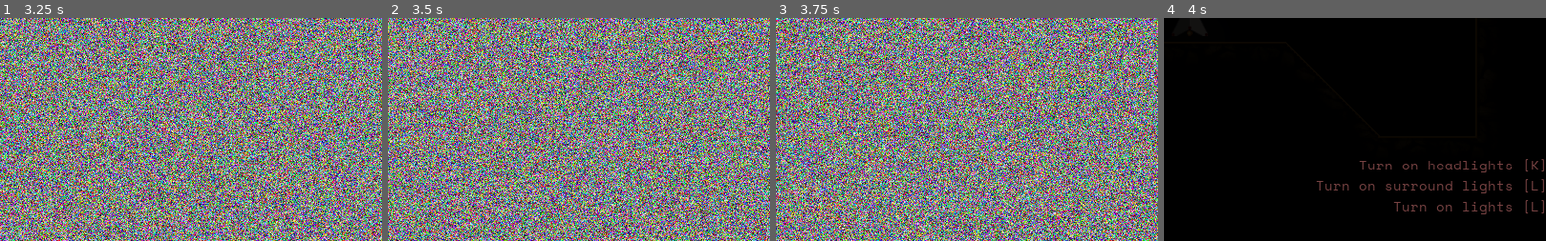
Above: before the commit, frames 1-4 (left to right).
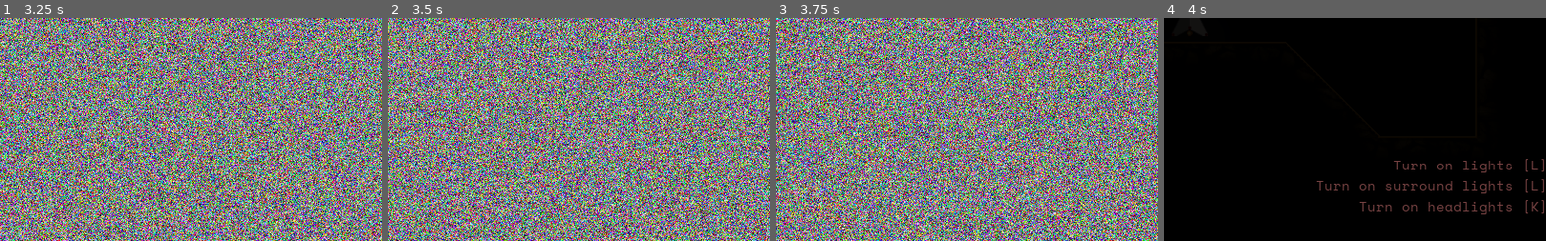
Above: after the commit, the same moments.

Repository: maximinus/scheme7
Game: Godot game, scene res://scenes/Interface/Dialog/Dialog.tscn
Same seed, same stepped clock (60 frames per second), same inputs: the game is played once before the commit and once after it. This scene is started directly instead of the project's main scene. The engine's default icon, where the game draws it, is replaced by a stand-in: a white triangle on a blue panel in a dark square. Sound files missing from this copy of the repository are replaced by a short silence.
Inputs:
- Up to frame 1 (3.25 s): tap Enter (Enter) at 0.5, 0.6, 1.35, 2, 2.3, 2.75, 3.05 s; hold D (RightTurn) 0.53-1.28 s; tap Space (FireLaser) at 1.25, 2.1 s; hold M (download) 1.28-2.03 s; hold D (RightTurn) 2.03-2.78 s; hold W (Thrust) from 2.78 s (still down); tap K (FullBeam) at 2.85 s
- Up to frame 2 (3.5 s): keep holding W (Thrust)
- Up to frame 3 (3.75 s): release W (Thrust) at 3.53 s; hold A (LeftTurn) from 3.53 s (still down); tap L (Lights) at 3.6 s
- Up to frame 4 (4 s): keep holding A (LeftTurn); tap Enter (Enter) at 3.8 s
The pictures show only the part of the screen within x 47-97%, y 50-100%; the shares and areas given below are measured in that part.

Frames 1-3 are identical in both runs. In frame 4, 0.7% of the frame differs, in the area x 51-98%, y 64-87%.
Error before the commit: Invalid get index '4' (on base: 'Array'). (res://scenes/Interface/Dialog/Dialog.gd:49)

Commit message:
Added mission complete gfx

Diff:
--- a/Scheme7/scenes/Interface/Dialog/Dialog.gd
+++ b/Scheme7/scenes/Interface/Dialog/Dialog.gd
@@ -8,6 +8,7 @@
 var dialogs = []
 var index = 0
 var current_status = Status.DRAWING
+var timer_on = false
 
 func _ready():
 	# get data ready for when we swap to the baselevel
@@ -25,6 +26,9 @@
 	Globals.ship.rocket = RocketOff.new()
 
 func _process(_delta):
+	# if the timer is on, do nothing
+	if timer_on == true:
+		return
 	# was the enter key pressed?
 	if Input.is_action_just_pressed('Enter'):
 		# update status
@@ -41,6 +45,7 @@
 				displayDialog()
 
 func sceneTransition():
+	timer_on = true
 	$Glitch.material.set_shader_param('active', true)
 	$Timer.start()
 
--- a/Scheme7/scenes/Levels/tutorial_levels/tutorial_1/tutorial_1.tscn
+++ b/Scheme7/scenes/Levels/tutorial_levels/tutorial_1/tutorial_1.tscn
@@ -79,7 +79,6 @@
 [node name="Objectives" parent="CanvasLayer" instance=ExtResource( 6 )]
 
 [node name="PauseScreen" parent="CanvasLayer" instance=ExtResource( 4 )]
-visible = false
 
 [node name="MapTiles" type="TileMap" parent="."]
 tile_set = ExtResource( 1 )
--- a/Scheme7/scenes/PlayerUI/MissionObjectives/MissionObjectives.gd
+++ b/Scheme7/scenes/PlayerUI/MissionObjectives/MissionObjectives.gd
@@ -1,6 +1,7 @@
 extends Node2D
 
 const OBJ_SCENE = preload('res://scenes/PlayerUI/MissionObjectives/Objective/ObjectiveLabel.tscn')
+const SLIDE_SPEED = 1.0
 
 const SCREEN_WIDTH = 1024
 const SCREEN_HEIGHT = 600
@@ -14,7 +15,9 @@
 	pass
 
 func setup():
-	var txt_objectives = Globals.level.objectives
+	var txt_objectives = Globals.level.objectives.duplicate()
+	# don't forget we display these backwards
+	txt_objectives.invert()
 	for i in txt_objectives:
 		# create a label
 		var obj_label = OBJ_SCENE.instance()
@@ -51,9 +54,12 @@
 	var distance = node.rect_size.x + MARGIN
 	var to = Vector2(from.x + distance, from.y)
 	$Tween.interpolate_property(node, 'rect_position', from, to,
-		1.5, Tween.TRANS_QUAD, Tween.EASE_IN)
+		SLIDE_SPEED, Tween.TRANS_QUAD, Tween.EASE_IN)
 	$Tween.start()
 	index -= 1
 
 func _process(_delta):
-	pass
+	if index >= 0:
+		if callback.call_func() == true:
+			moveTopLabel()
+	# we have completed all objectives
Binary file added: Scheme7/gfx/gui/mission_complete/header.png
Not shown, added: assets/interface/mission_complete.xcf
